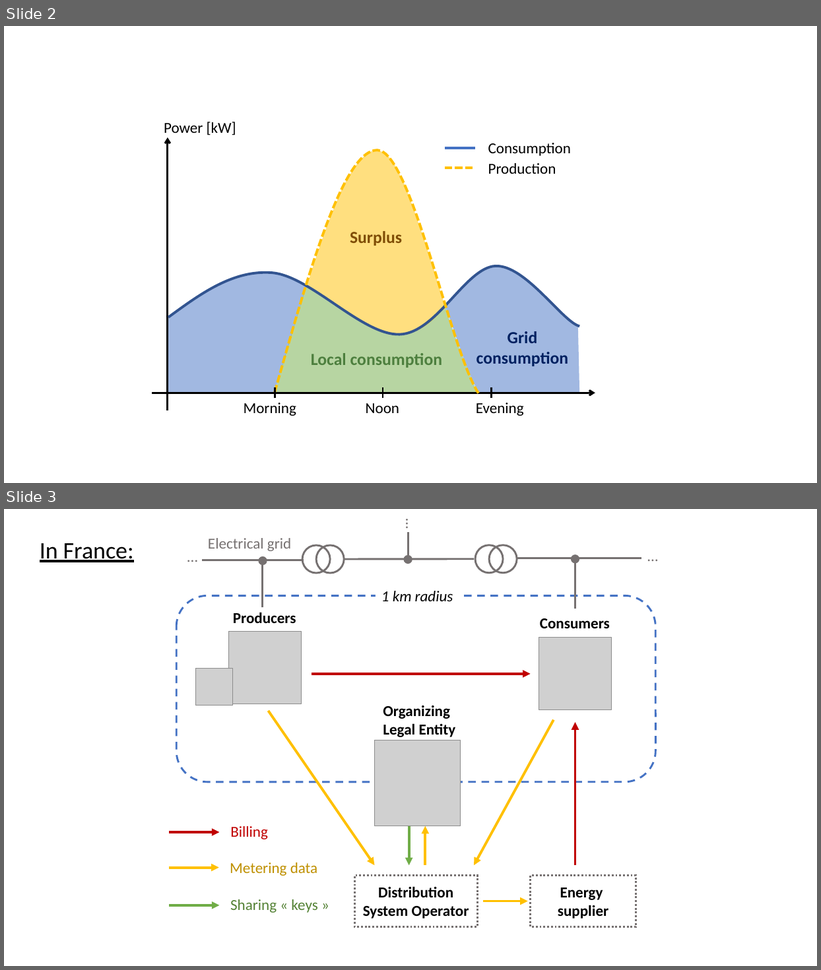
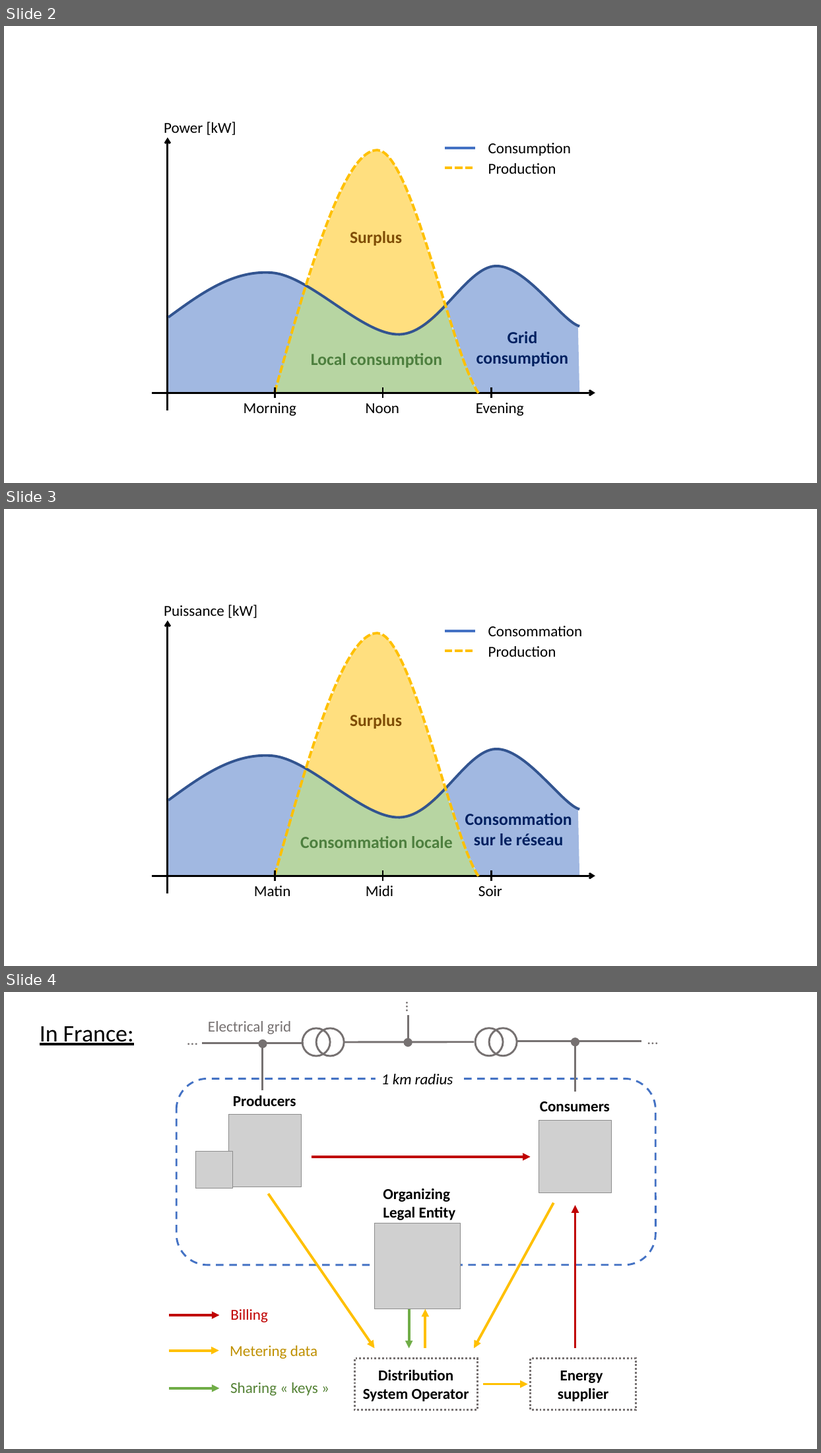
Before and after one commit to Jonathan56/supplementary_thesis, a slide deck: figures.pptx. Shown one above the other, each under a label of ours: slides 2 and 3 before the commit, slides 2, 3 and 4 after it. The pictures are 821x970 and 821x1453 pixels, drawn with LibreOffice and Linux fonts; fonts in the diff are those of the drawing; grey boxes stand for pictures. Boxes give left, top, right and bottom in pixels: in the first picture for what was removed or moved away, otherwise in the second. Text is boxed around its words. In the diff, an @@ line names an element or a change of style, - is before the commit and + after.

```diff
--- a/figures.pptx
+++ b/figures.pptx
@@ slide 3 added at (4,509,817,966), background #FFFFFF @@
@@ text added at (164,605,257,618), 18 pt, text #000000 @@
+Puissance [kW]
@@ arrow added from (168, 893) to (168, 621), #000000 2.25 pt @@
@@ text added at (488,626,583,636), 18 pt, text #000000 @@
+Consommation
@@ freeform shape added at (275,634,479,877), outline #FFC000 3 pt dashed @@
@@ freeform shape added at (307,634,445,819), fill #FFC000 at 50% opacity @@
@@ line added from (445, 631) to (475, 631), #4472C4 3 pt @@
@@ text added at (488,646,556,657), 18 pt, text #000000 @@
+Production
@@ line added from (445, 651) to (475, 651), #FFC000 3 pt dashed @@
@@ text added at (350,714,402,729), 20 pt, text #7F4D05, bold @@
+Surplus
@@ freeform shape added at (167,756,306,877), fill #4472C4 at 50% opacity @@
@@ freeform shape added at (169,749,580,818), outline #325491 3 pt @@
@@ freeform shape added at (445,748,580,876), fill #4472C4 at 50% opacity @@
@@ freeform shape added at (275,770,477,876), fill #70AD47 at 50% opacity @@
@@ text added at (465,813,572,846), 20 pt, text #002060, bold @@
+Consommation
+sur le réseau
@@ text added at (300,836,453,848), 20 pt, text #4D7F3E, bold @@
+Consommation locale
@@ arrow added from (152, 876) to (596, 876), #000000 2.25 pt @@
@@ line added from (275, 882) to (275, 871), #000000 2.25 pt @@
@@ line added from (383, 882) to (383, 871), #000000 2.25 pt @@
@@ line added from (491, 882) to (491, 871), #000000 2.25 pt @@
@@ text added at (254,886,291,896), 18 pt, text #000000 @@
+Matin
@@ text added at (366,886,393,896), 18 pt, text #000000 @@
+Midi
@@ text added at (479,886,502,896), 18 pt, text #000000 @@
+Soir
@@ what was slide 3 is now slide 4 @@
```
Also in this commit, not shown: 6 other files.
